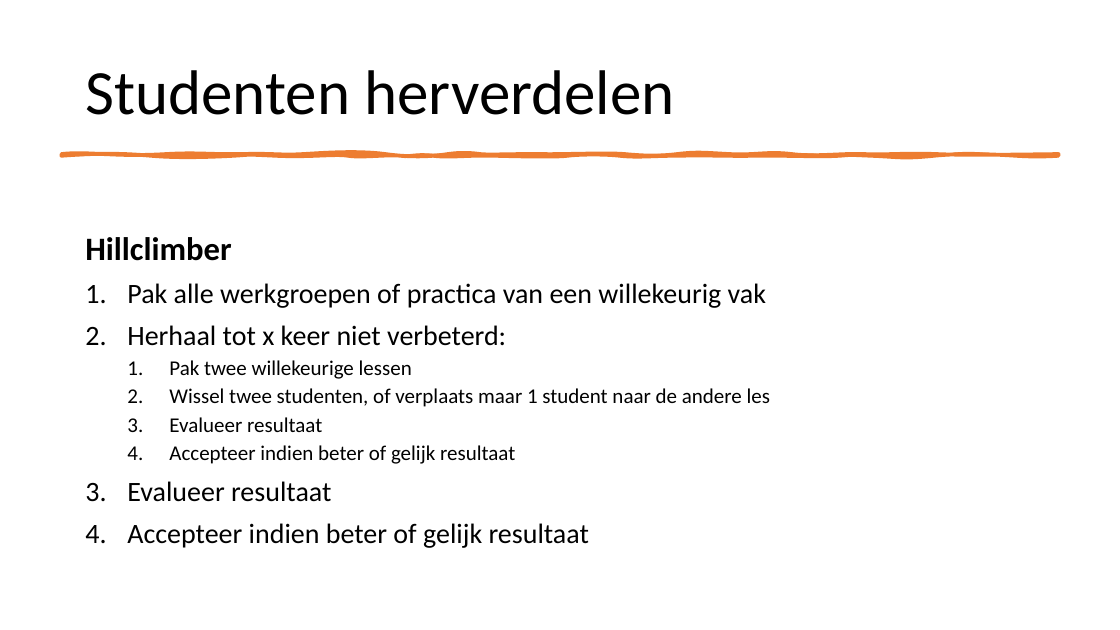
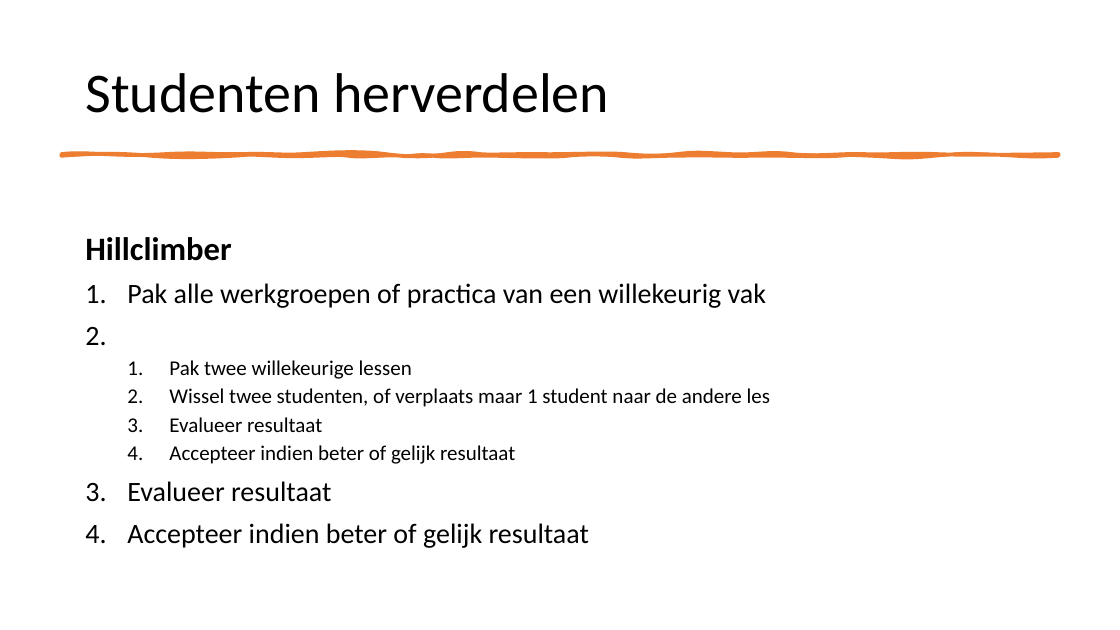
Before and after one commit to NinaAlblasMinorAI/RoosterRulers, a slide deck: slide 9 of doc/Presentatie.pptx. Drawn at 1120x630 pixels with LibreOffice and Linux fonts; fonts in the diff are those of the drawing. Boxes give left, top, right and bottom in pixels: in the first picture for what was removed or moved away, otherwise in the second. Text is boxed around its words. In the diff, an @@ line names an element or a change of style, - is before the commit and + after.

```diff
--- a/doc/Presentatie.pptx
+++ b/doc/Presentatie.pptx
@@ title "Studenten herverdelen" at [85, 73, 609, 113]: size 54 to 48 pt @@
@@ text at [127, 325, 506, 346]: paragraph removed @@
-2. Herhaal tot x keer niet verbeterd:
```
Also in this commit, not shown: 14 other slides changed.
